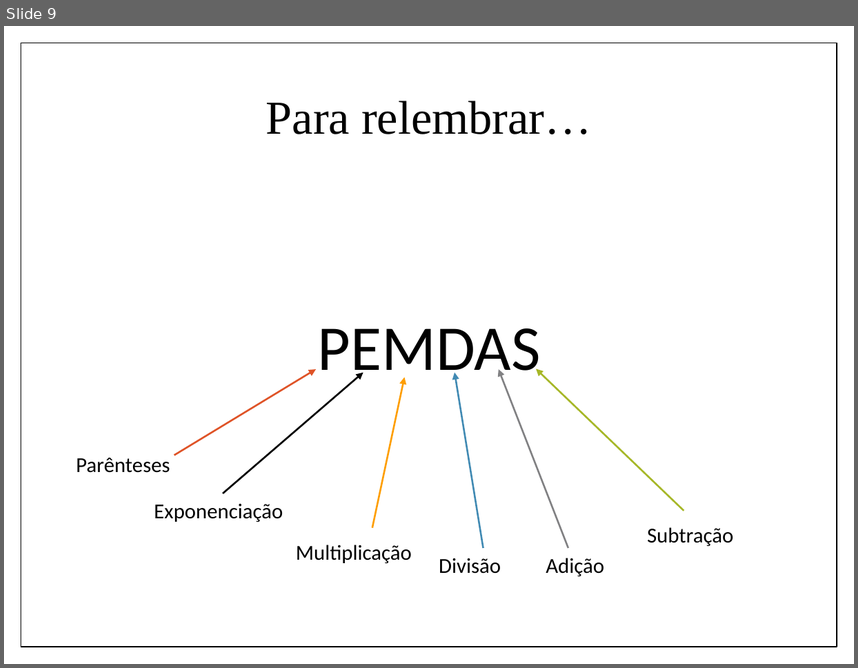
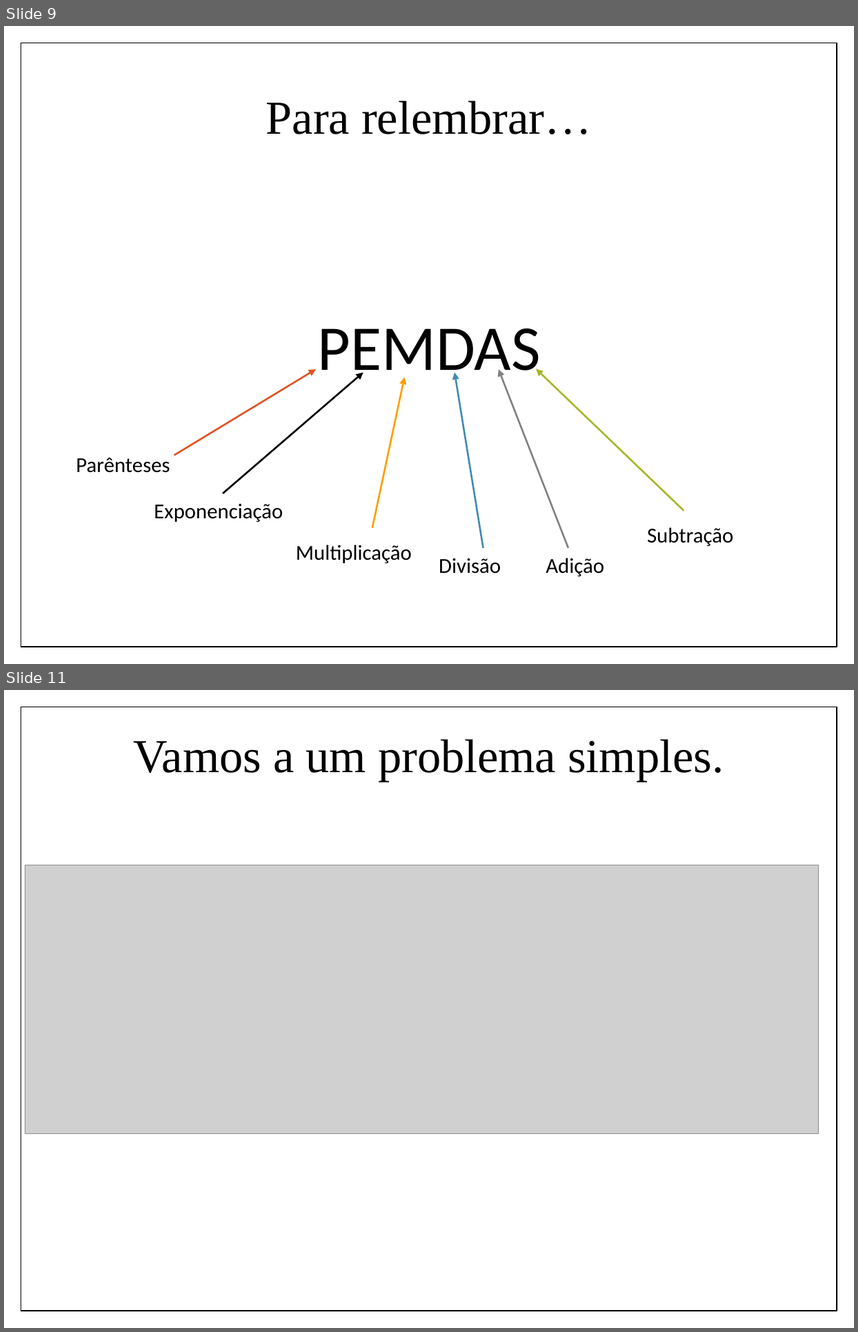
Before and after one commit to IgorSantos1996/MathwithPython, a slide deck: MatematicaPython.pptx. Shown one above the other, each under a label of ours: slide 9 before the commit, slides 9 and 11 after it; the slides between them are not shown. The pictures are 858x668 and 858x1332 pixels, drawn with LibreOffice and Linux fonts; fonts in the diff are those of the drawing; grey boxes stand for pictures. Boxes give left, top, right and bottom in pixels: in the first picture for what was removed or moved away, otherwise in the second. Text is boxed around its words. In the diff, an @@ line names an element or a change of style, - is before the commit and + after.

```diff
--- a/MatematicaPython.pptx
+++ b/MatematicaPython.pptx
@@ slide 11 added at bbox=[4, 690, 854, 1328], background #FFFFFF; not listed: 1 template element that a slide beside it also shows @@
@@ text added at bbox=[133, 739, 724, 781], 40 pt, text #000000 @@
+Vamos a um problema simples.
@@ picture added at bbox=[25, 865, 818, 1134] @@
```
Also in this commit, not shown: 1 slide changed, 1 other slide added, 1 slide removed, 5 other files.
